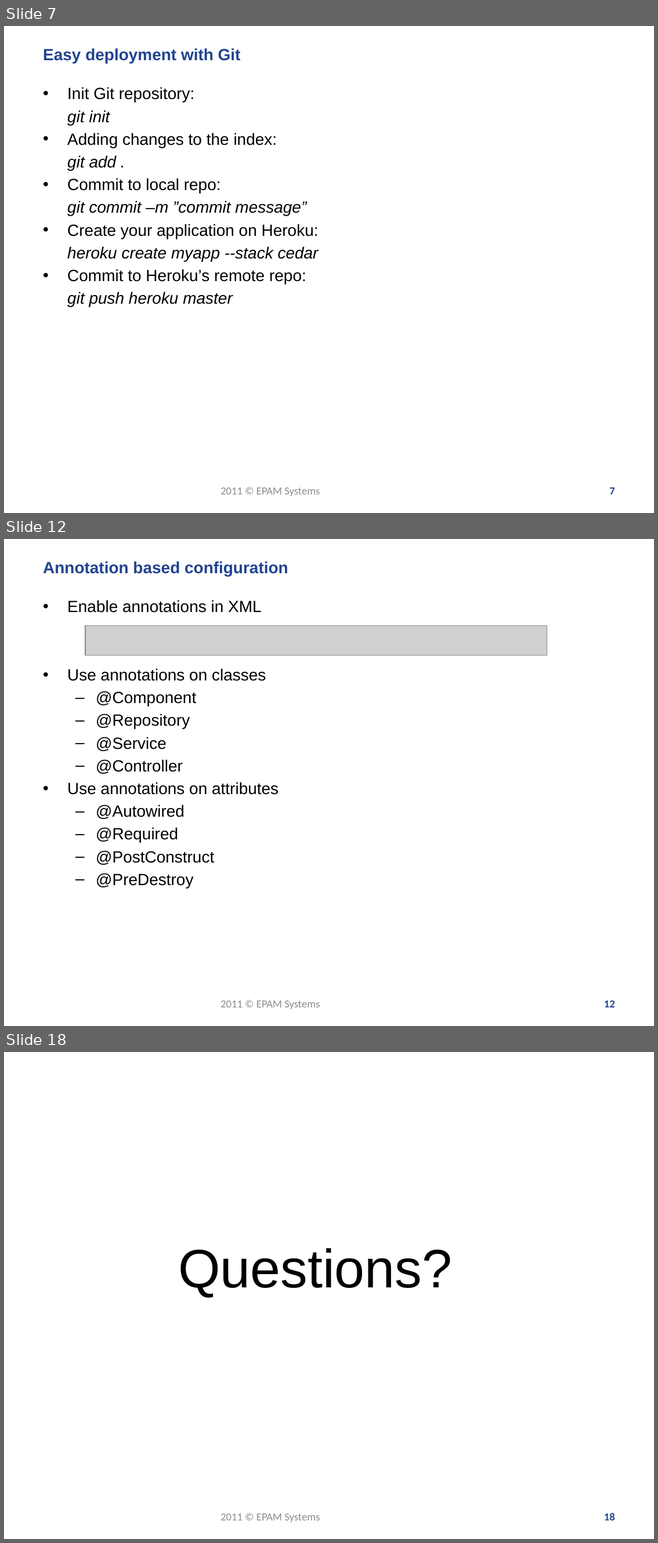
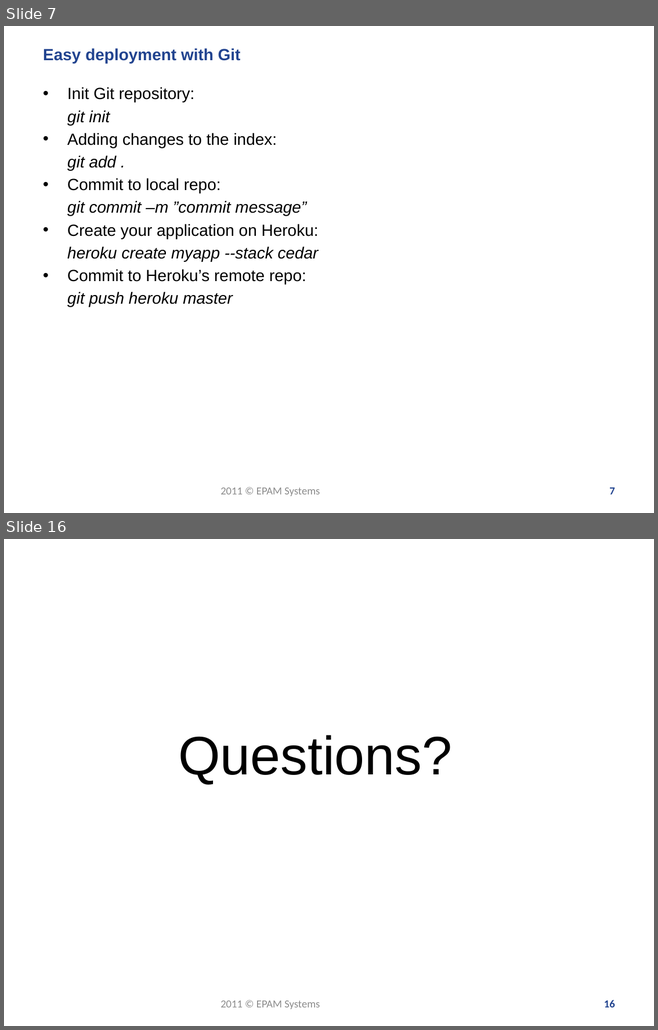
Before and after one commit to zgorbe/Heroku-HelloWorld, a slide deck: Heroku - meetup.pptx. Shown one above the other, each under a label of ours: slides 7, 12 and 18 before the commit, slides 7 and 16 after it; the slides between them are not shown. The pictures are 658x1543 and 658x1030 pixels, drawn with LibreOffice and Linux fonts; fonts in the diff are those of the drawing; grey boxes stand for pictures; background and template pictures are left out. Boxes give left, top, right and bottom in pixels: in the first picture for what was removed or moved away, otherwise in the second. Text is boxed around its words. In the diff, an @@ line names an element or a change of style, - is before the commit and + after.

```diff
--- a/Heroku - meetup.pptx
+++ b/Heroku - meetup.pptx
@@ slide 12 removed at bbox=[4, 539, 654, 1026], background #FFFFFF @@
@@ title removed at bbox=[43, 561, 288, 576] @@
-Annotation based configuration
@@ text removed at bbox=[67, 600, 278, 888] @@
-• Enable annotations in XML
-• Use annotations on classes
-  – @Component
-  – @Repository
-  – @Service
-  – @Controller
-• Use annotations on attributes
-  – @Autowired
-  – @Required
-  – @PostConstruct
-  – @PreDestroy
@@ picture removed at bbox=[85, 625, 546, 655] @@
@@ text removed at bbox=[220, 1001, 320, 1009] @@
-2011 © EPAM Systems
@@ page number removed at bbox=[604, 1001, 615, 1008] @@
-12
@@ what was slide 18 is now slide 16 @@
@@ page number at bbox=[604, 1000, 615, 1008]: text changed @@
-18
+16
```
Also in this commit, not shown: 8 slides changed, 2 slides added, 3 other slides removed, 1 other file.
